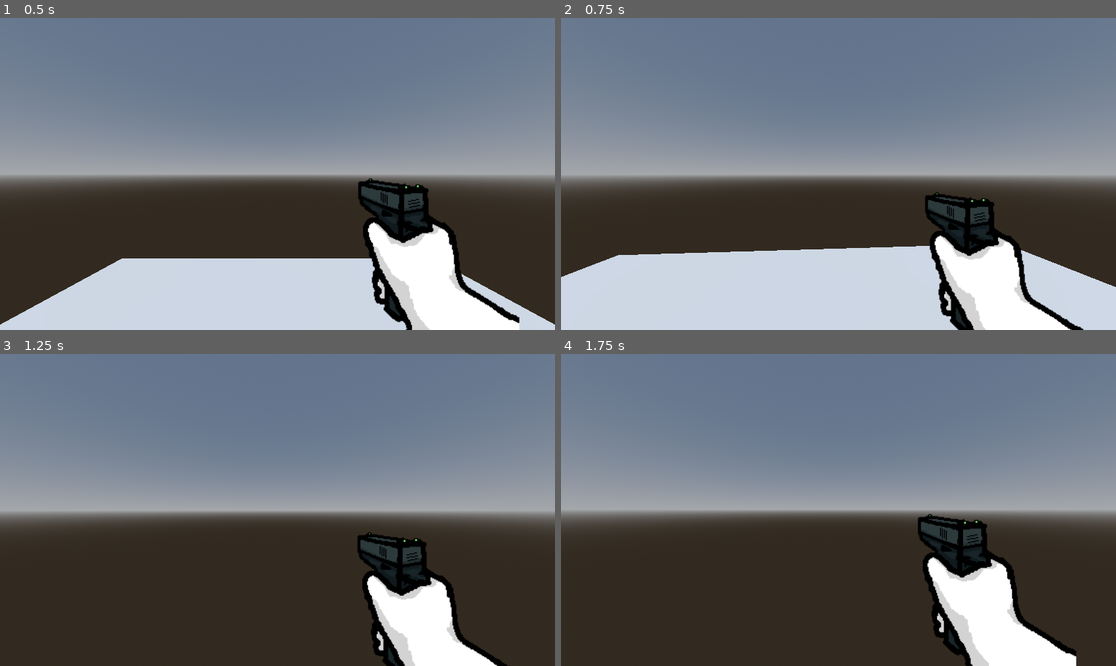
Above: before the commit, frames 1-4 (two rows, left to right).
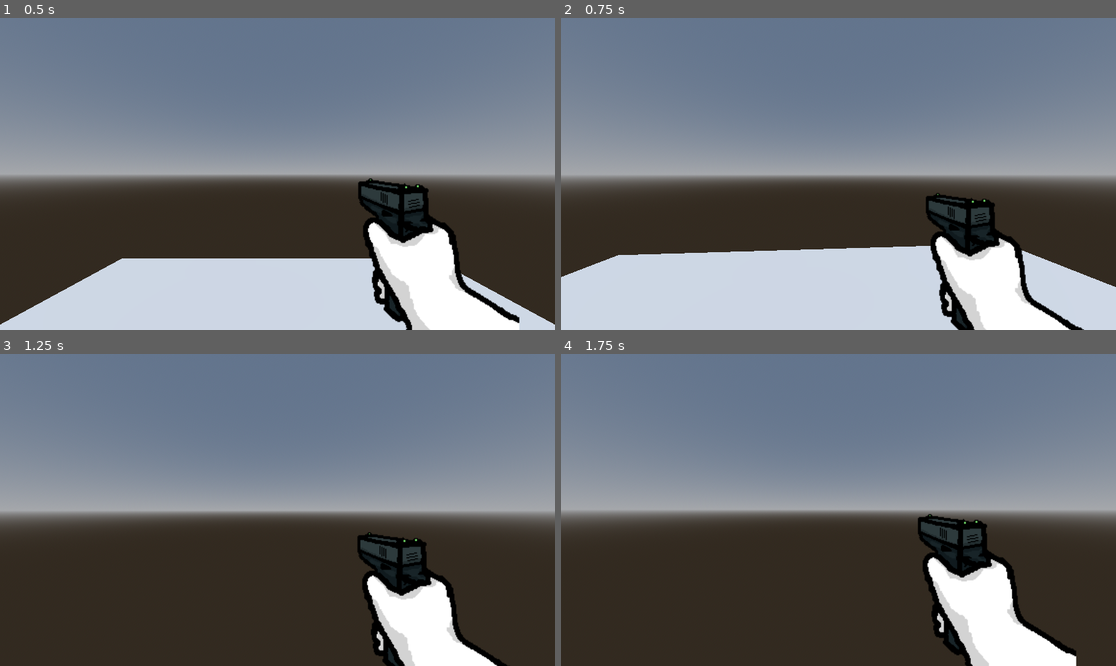
Above: after the commit, the same moments.

Repository: cellos51/2d-weapon-system
Game: Godot game, scene res://main.tscn
Two runs of this game, one before a commit and one after it. Both use one fixed random seed, a clock stepped at 60 frames per second and the inputs below.
Inputs (mouse positions are in pixels of both pictures, inside the frame that each line leads up to):
- Up to frame 1 (0.5 s): no input
- Up to frame 2 (0.75 s): move the mouse to (866, 174) at 0.52 s; hold W (game_forward) from 0.53 s (still down); click (866, 174) at 0.6 s
- Up to frame 3 (1.25 s): keep holding W (game_forward); tap Space (game_jump) at 0.77 s
- Up to frame 4 (1.75 s): keep holding W (game_forward); move the mouse to (810, 510) at 1.27 s; click (810, 510) at 1.35 s; tap Space (game_jump) at 1.52 s

Frame 1 is identical in both runs. In frame 2, 0.6% of the frame differs, in the area x 65-95%, y 55-100%; in frame 3, less than 0.1%; in frame 4, less than 0.1%.

Commit message:
increase modularity

Diff:
--- a/player/player.gd
+++ b/player/player.gd
@@ -43,17 +43,9 @@
 	if not is_on_floor():
 		velocity += get_gravity() * delta
 
-	# Handle weapon.
-	if is_instance_valid(weapon):
-		# Set view bobbing.
-		if is_on_floor():
-			weapon.walking_speed = velocity.length()
-		else:
-			weapon.walking_speed = 0.0
-
-		# Handle attack.
-		if Input.is_action_just_pressed("game_attack"):
-			weapon.attack()
+	# Handle weapon attack.
+	if Input.is_action_just_pressed("game_attack") and is_instance_valid(weapon):
+		weapon.attack()
 
 	# Handle jump.
 	if Input.is_action_just_pressed("game_jump") and is_on_floor():
@@ -78,5 +70,5 @@
 	elif is_instance_valid(weapon):
 		weapon.queue_free()
 
-	weapon = Weapon.new(weapon_data)
+	weapon = Weapon.new(self, weapon_data)
 	player_camera.add_child(weapon)
--- a/weapons/glock/glock_view.tscn
+++ b/weapons/glock/glock_view.tscn
@@ -1,10 +1,13 @@
 [gd_scene format=3 uid="uid://bvipgb23yjsmo"]
 
+[ext_resource type="Script" uid="uid://br65l5ljnpdh3" path="res://weapons/weapon_view.gd" id="1_6xn2u"]
 [ext_resource type="Texture2D" uid="uid://da4h4j5b27f7t" path="res://weapons/glock/glock.png" id="1_gxu2r"]
 
-[node name="View" type="Node3D" unique_id=2098673217]
+[node name="View" type="Node3D" unique_id=762137184]
+script = ExtResource("1_6xn2u")
+metadata/_custom_type_script = "uid://br65l5ljnpdh3"
 
-[node name="Sprite3D" type="Sprite3D" parent="." unique_id=2108099754]
+[node name="WeaponSprite" type="Sprite3D" parent="." unique_id=2108099754]
 transform = Transform3D(0.43, 0, 0, 0, 0.43, 0, 0, 0, 0.43, 0.515, -0.377, -0.687)
 texture = ExtResource("1_gxu2r")
 hframes = 4
--- a/weapons/weapon.gd
+++ b/weapons/weapon.gd
@@ -2,81 +2,23 @@
 extends Node3D
 
 
-const VIEW_SWAY_SPEED: Vector3 = Vector3(20.0, 30.0, 70.0)
-const VIEW_SWAY_MAX_DISTANCE: Vector3 = Vector3(0.3, 0.2, 0.2)
-
-const VIEW_BOB_SPEED: Vector2 = Vector2(2.0, 4.0)
-const VIEW_BOB_INTENSITY: Vector2 = Vector2(0.05, 0.03)
-const VIEW_BOB_TRANSITION_SPEED: float = 5.0
-
-const VIEW_RECOIL_ANGLE: float = 3.34 # This is in radians.
-const VIEW_RECOIL_INTENSITY: float = 0.3
-const VIEW_RECOIL_SPEED: float = 20.0
-
-var view_recoil_position := Vector3()
-
-var view_sway_position := Vector3()
-
-var view_bob_position := Vector3()
-var view_bob_transition: float = 0.0
-var elapsed_time_walking: float = 0.0
-var walking_speed: float = 0.0
-
-var last_position := Vector3()
-
-var gun_view: Node3D = null
-var gun_attack_audio: AudioStreamPlayer = null
-
-@onready var gun_view_initial_position: Vector3 = gun_view.transform.origin
+var player: Player = null
+var weapon_view: Node3D = null
+var attack_audio: AudioStreamPlayer = null
 
 
+func _init(player_reference: Player, weapon_data: WeaponData) -> void:
+	player = player_reference
 
+	weapon_view = weapon_data.view_scene.instantiate()
+	weapon_view.weapon = self
+	add_child(weapon_view)
 
-func _init(weapon_data: WeaponData) -> void:
-	gun_view = weapon_data.view_scene.instantiate()
-	add_child(gun_view)
-
-	gun_attack_audio = AudioStreamPlayer.new()
-	gun_attack_audio.stream = weapon_data.attack_audio
-	add_child(gun_attack_audio)
-
-
-func _process(delta: float) -> void:
-	view_recoil_position = lerp(view_recoil_position, Vector3.ZERO, VIEW_RECOIL_SPEED * delta)
-	_view_sway(delta)
-	_view_bob(delta)
-	gun_view.position = (
-			gun_view_initial_position +
-			view_sway_position +
-			view_bob_position +
-			view_recoil_position)
-	last_position = (global_position - global_transform.basis.z)
-
-
-func _view_sway(delta: float) -> void:
-	view_sway_position -= global_transform.basis.inverse() * ((global_position - global_transform.basis.z) - last_position)
-	view_sway_position = view_sway_position.clamp(-VIEW_SWAY_MAX_DISTANCE, VIEW_SWAY_MAX_DISTANCE)
-
-	view_sway_position.x = lerp(view_sway_position.x, 0.0, VIEW_SWAY_SPEED.x * delta)
-	view_sway_position.y = lerp(view_sway_position.y, 0.0, VIEW_SWAY_SPEED.y * delta)
-	view_sway_position.z = lerp(view_sway_position.z, 0.0, VIEW_SWAY_SPEED.z * delta)
-
-
-func _view_bob(delta: float) -> void:
-	if walking_speed > 0.0:
-		view_bob_transition = lerp(view_bob_transition, 1.0, VIEW_BOB_TRANSITION_SPEED * delta)
-	else:
-		view_bob_transition = lerp(view_bob_transition, 0.0, VIEW_BOB_TRANSITION_SPEED * delta)
-
-	elapsed_time_walking += walking_speed * delta
-	view_bob_position = Vector3(
-			sin(elapsed_time_walking * VIEW_BOB_SPEED.x) * VIEW_BOB_INTENSITY.x,
-			sin(elapsed_time_walking * VIEW_BOB_SPEED.y) * VIEW_BOB_INTENSITY.y, 0.0) * view_bob_transition
+	attack_audio = AudioStreamPlayer.new()
+	attack_audio.stream = weapon_data.attack_audio
+	add_child(attack_audio)
 
 
 func attack() -> void:
-	gun_attack_audio.play()
-
-	var recoil_vector := Vector2.RIGHT.rotated(VIEW_RECOIL_ANGLE) * VIEW_RECOIL_INTENSITY
-	view_recoil_position.x -= recoil_vector.x
-	view_recoil_position.y += recoil_vector.y
+	attack_audio.play()
+	weapon_view.recoil()
--- /dev/null
+++ b/weapons/weapon_view.gd
@@ -0,0 +1,70 @@
+class_name WeaponView
+extends Node3D
+
+
+const VIEW_SWAY_SPEED: Vector3 = Vector3(20.0, 30.0, 70.0)
+const VIEW_SWAY_MAX_DISTANCE: Vector3 = Vector3(0.3, 0.2, 0.2)
+
+const VIEW_BOB_SPEED: Vector2 = Vector2(2.0, 4.0)
+const VIEW_BOB_INTENSITY: Vector2 = Vector2(0.05, 0.03)
+const VIEW_BOB_TRANSITION_SPEED: float = 5.0
+
+const VIEW_RECOIL_ANGLE: float = 3.34 # This is in radians.
+const VIEW_RECOIL_INTENSITY: float = 0.3
+const VIEW_RECOIL_SPEED: float = 20.0
+
+var weapon: Weapon = null
+
+var view_recoil_position := Vector3()
+var view_sway_position := Vector3()
+var view_bob_position := Vector3()
+
+var view_bob_transition: float = 0.0
+var elapsed_time_walking: float = 0.0
+
+var last_position := Vector3()
+
+@onready var initial_position: Vector3 = transform.origin
+
+@onready var weapon_sprite: Sprite3D = $WeaponSprite
+
+
+func _process(delta: float) -> void:
+	view_recoil_position = lerp(view_recoil_position, Vector3.ZERO, VIEW_RECOIL_SPEED * delta)
+	_view_sway(delta)
+	_view_bob(delta)
+	position = (
+			initial_position +
+			view_sway_position +
+			view_bob_position +
+			view_recoil_position)
+	last_position = (global_position - global_transform.basis.z)
+
+
+func _view_sway(delta: float) -> void:
+	view_sway_position -= global_transform.basis.inverse() * ((global_position - global_transform.basis.z) - last_position)
+	view_sway_position = view_sway_position.clamp(-VIEW_SWAY_MAX_DISTANCE, VIEW_SWAY_MAX_DISTANCE)
+
+	view_sway_position.x = lerp(view_sway_position.x, 0.0, VIEW_SWAY_SPEED.x * delta)
+	view_sway_position.y = lerp(view_sway_position.y, 0.0, VIEW_SWAY_SPEED.y * delta)
+	view_sway_position.z = lerp(view_sway_position.z, 0.0, VIEW_SWAY_SPEED.z * delta)
+
+
+func _view_bob(delta: float) -> void:
+	var walking_speed := weapon.player.velocity.length() if weapon.player.is_on_floor() else 0.0
+
+	if walking_speed > 0.0:
+		view_bob_transition = lerp(view_bob_transition, 1.0, VIEW_BOB_TRANSITION_SPEED * delta)
+	else:
+		view_bob_transition = lerp(view_bob_transition, 0.0, VIEW_BOB_TRANSITION_SPEED * delta)
+
+	elapsed_time_walking += walking_speed * delta
+	view_bob_position = Vector3(
+			sin(elapsed_time_walking * VIEW_BOB_SPEED.x) * VIEW_BOB_INTENSITY.x,
+			sin(elapsed_time_walking * VIEW_BOB_SPEED.y) * VIEW_BOB_INTENSITY.y, 0.0) * view_bob_transition
+
+
+func recoil() -> void:
+	var recoil_vector := Vector2.RIGHT.rotated(VIEW_RECOIL_ANGLE) * VIEW_RECOIL_INTENSITY
+	view_recoil_position.x -= recoil_vector.x
+	view_recoil_position.y += recoil_vector.y
Not shown, added: weapons/weapon_view.gd.uid
